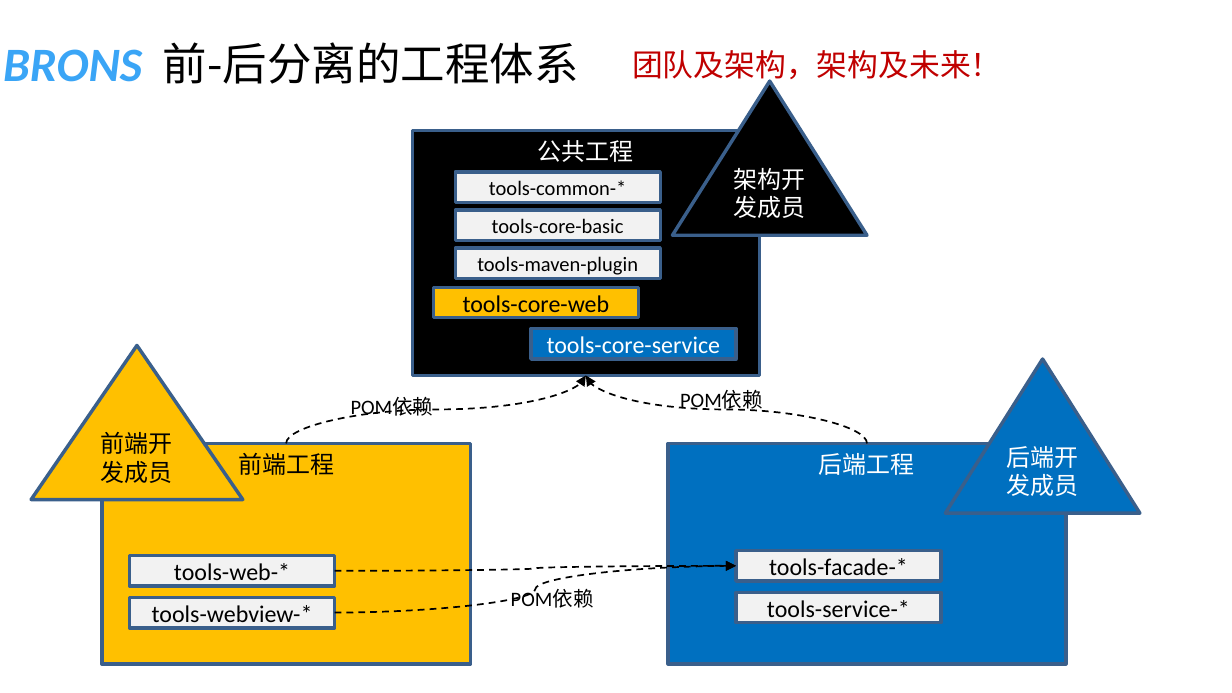
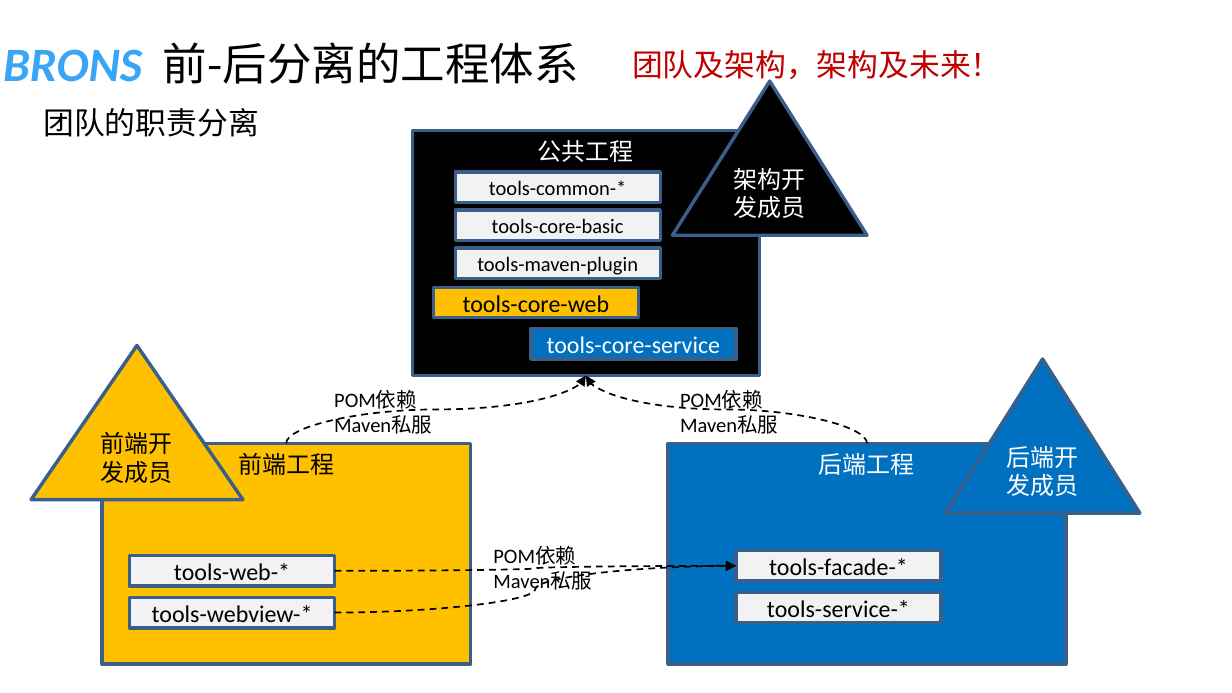
Before and after one commit to shiyunlai/tistools, a slide deck: slide 3 of readme/前后分离开发协作.pptx (slide 2 before the commit). Drawn at 1232x693 pixels with LibreOffice and Linux fonts; fonts in the diff are those of the drawing. Boxes give left, top, right and bottom in pixels: in the first picture for what was removed or moved away, otherwise in the second. Text is boxed around its words. In the diff, an @@ line names an element or a change of style, - is before the commit and + after.

```diff
--- a/readme/前后分离开发协作.pptx
+++ b/readme/前后分离开发协作.pptx
@@ text added at [43,108,259,137], 18 pt, text #000000 @@
+团队的职责分离
@@ text "POM依赖": place and size @@
-text "POM依赖" at [351,397,434,418]
+text "POM依赖" at [334,390,432,434]
@@ text at [334,415,432,434]: paragraph added @@
+Maven私服
@@ text at [680,415,778,434]: paragraph added @@
+Maven私服
@@ text "POM依赖": place and size @@
-text "POM依赖" at [511,589,594,608]
+text "POM依赖" at [493,546,591,594]
@@ text at [493,571,591,594]: paragraph added @@
+Maven私服
```
Also in this commit, not shown: 2 other slides changed, 2 slides added, 1 other file.
